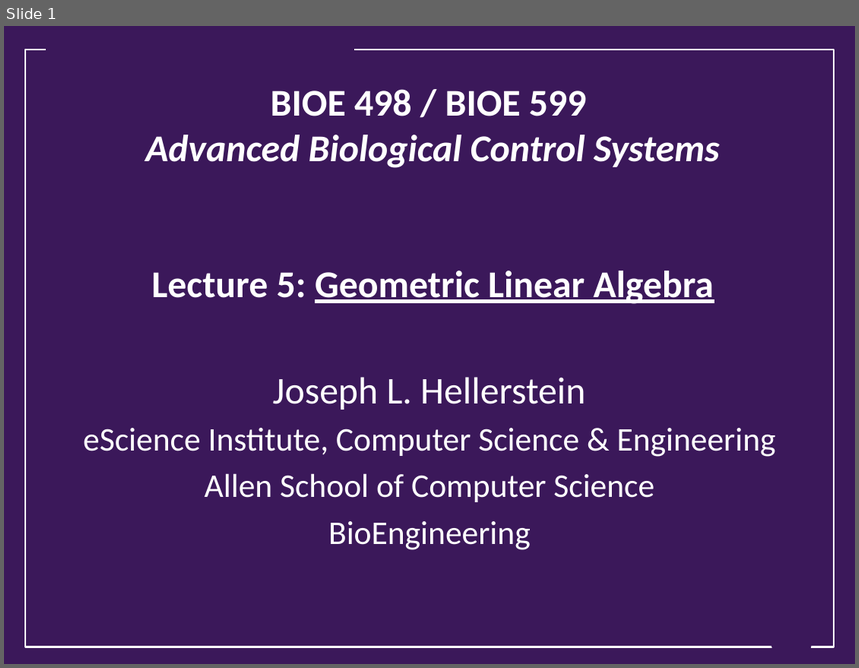
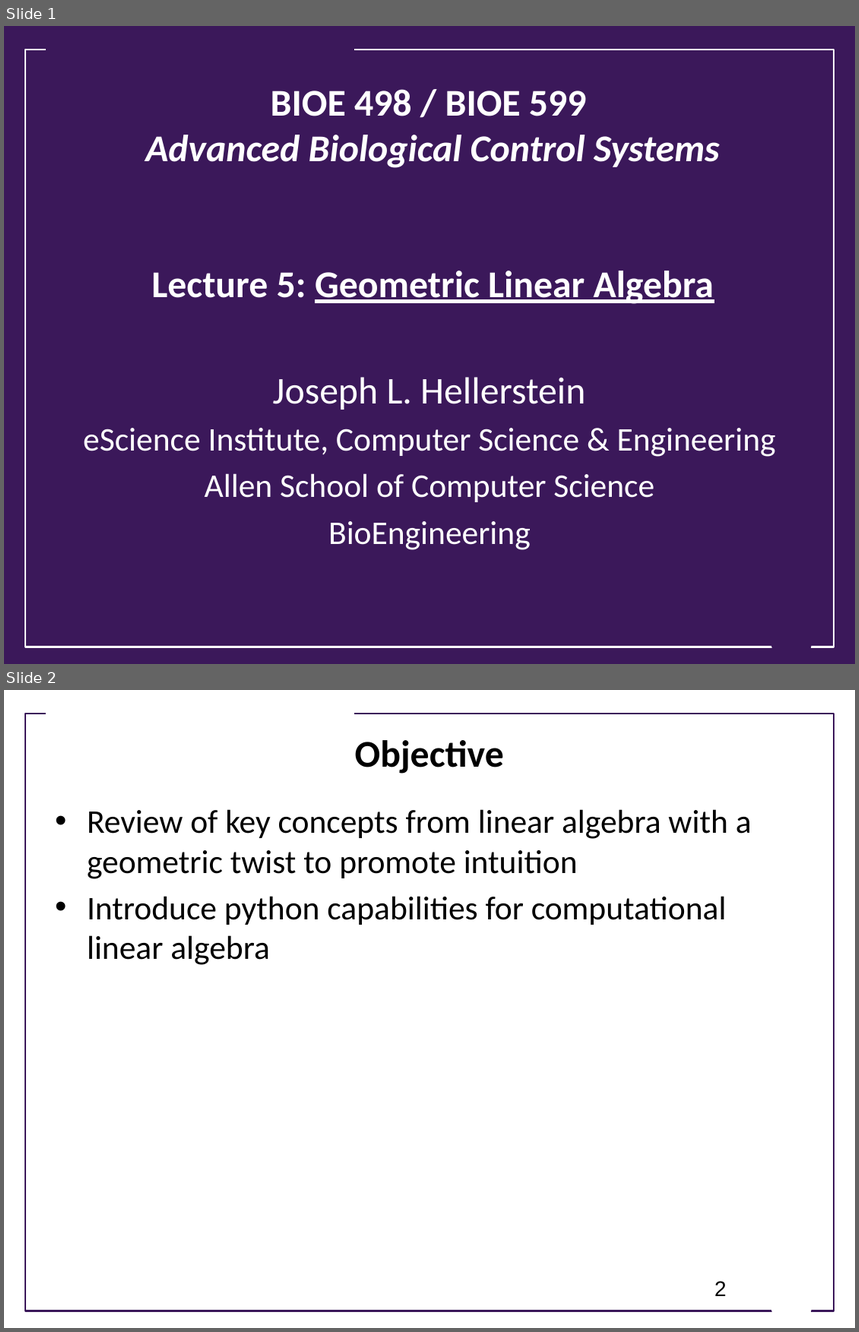
Before and after one commit to joseph-hellerstein/advanced-controls-lectures, a slide deck: Lecture_4-Geometric-Linear-Algebra/Geometric-Linear-Algebra.pptx. Shown one above the other, each under a label of ours: slide 1 before the commit, slides 1 and 2 after it. The pictures are 859x668 and 859x1332 pixels, drawn with LibreOffice and Linux fonts; fonts in the diff are those of the drawing; background and template pictures are left out. Boxes give left, top, right and bottom in pixels: in the first picture for what was removed or moved away, otherwise in the second. Text is boxed around its words. In the diff, an @@ line names an element or a change of style, - is before the commit and + after.

Commit message:
Updated geometric linear algebra

```diff
--- a/Lecture_4-Geometric-Linear-Algebra/Geometric-Linear-Algebra.pptx
+++ b/Lecture_4-Geometric-Linear-Algebra/Geometric-Linear-Algebra.pptx
@@ slide 2 added at [4, 690, 855, 1328], background #FFFFFF @@
@@ rectangle added at [46, 704, 354, 725], fill #FFFFFF @@
@@ rectangle added at [25, 714, 834, 1312], outline #3B185A 1.75 pt @@
@@ title added at [355, 740, 504, 774], 32 pt, text #000000, bold @@
+Objective
@@ text added at [87, 809, 752, 965], 28 pt, text #000000 @@
+• Review of key concepts from linear algebra with a geometric twist to promote intuition
+• Introduce python capabilities for computational linear algebra
@@ page number added at [715, 1281, 727, 1296], 18 pt, text #000000 @@
+2
@@ trapezoid added at [764, 1281, 819, 1317], fill #FFFFFF @@
```
Also in this commit, not shown: 2 slides changed, 13 other slides added, 1 slide removed.
